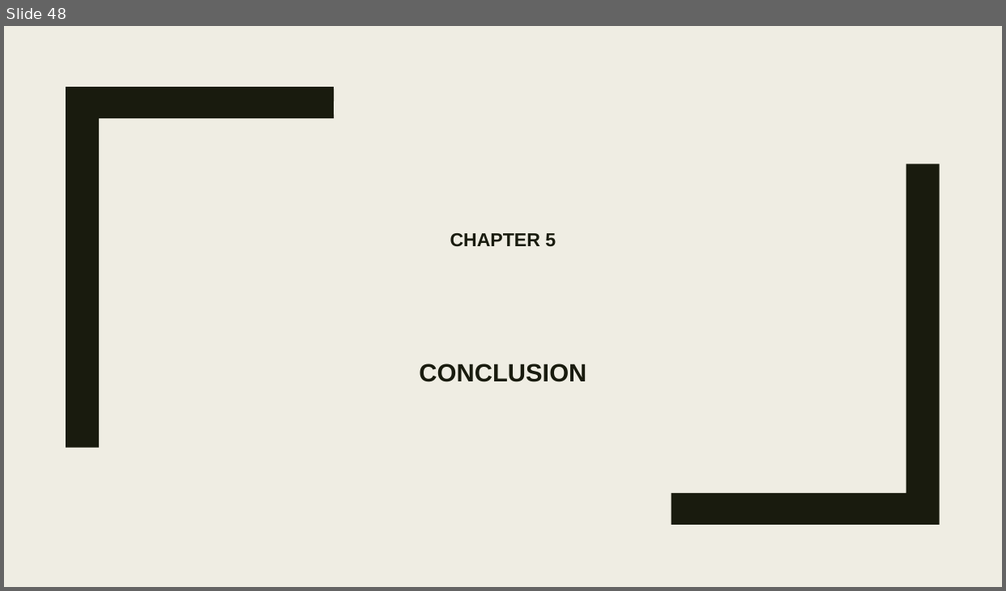
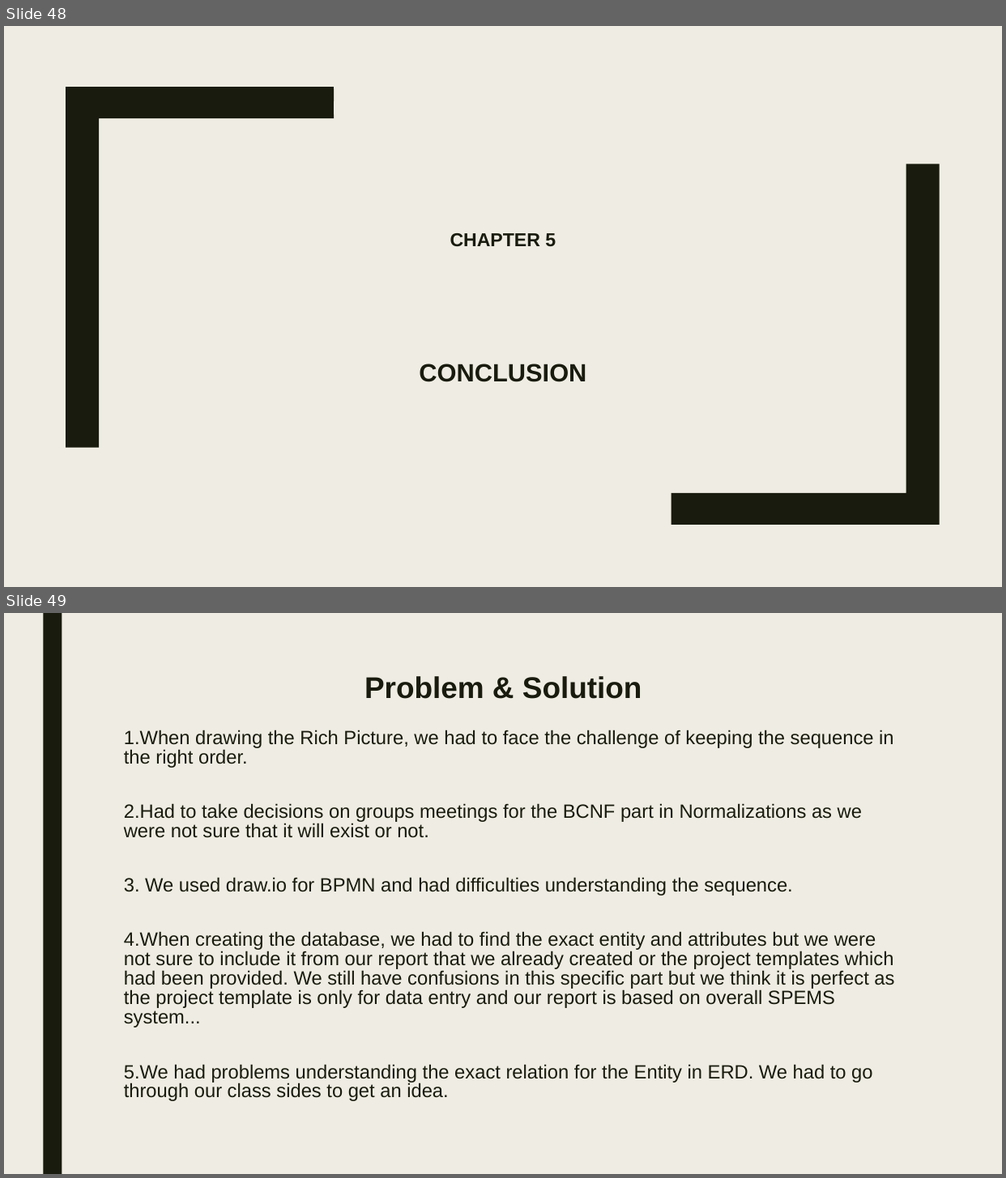
Before and after one commit to moon672/cse-303-1-spring-2021-group-3, a slide deck: Report/PRESENTATION/New Microsoft PowerPoint Presentation.pptx. Shown one above the other, each under a label of ours: slide 48 before the commit, slides 48 and 49 after it. The pictures are 1006x591 and 1006x1178 pixels, drawn with LibreOffice and Linux fonts; fonts in the diff are those of the drawing. Boxes give left, top, right and bottom in pixels: in the first picture for what was removed or moved away, otherwise in the second. Text is boxed around its words. In the diff, an @@ line names an element or a change of style, - is before the commit and + after.

Commit message:
reportAndPresentation

```diff
--- a/Report/PRESENTATION/New Microsoft PowerPoint Presentation.pptx
+++ b/Report/PRESENTATION/New Microsoft PowerPoint Presentation.pptx
@@ slide 49 added at (4, 613, 1002, 1174), background #EFEDE3 @@
@@ rectangle added at (43, 613, 62, 1174), fill #191B0E @@
@@ title added at (364, 676, 642, 699), 28.8 pt, text #191B0E, bold @@
+Problem & Solution
@@ text added at (124, 730, 894, 1101), 18.5 pt, text #191B0E @@
+1.When drawing the Rich Picture, we had to face the challenge of keeping the sequence in the right order.
+2.Had to take decisions on groups meetings for the BCNF part in Normalizations as we were not sure that it will exist or not.
+3. We used draw.io for BPMN and had difficulties understanding the sequence.
+4.When creating the database, we had to find the exact entity and attributes but we were not sure to include it from our report that we already created or the project templates which had been provided. We still have confusions in this specific part but we think it is perfect as the project template is only for data entry and our report is based on overall SPEMS system...
+5.We had problems understanding the exact relation for the Entity in ERD. We had to go through our class sides to get an idea.
```
Also in this commit, not shown: 8 slides changed, 1 other slide added, 1 slide removed, 1 other file.
